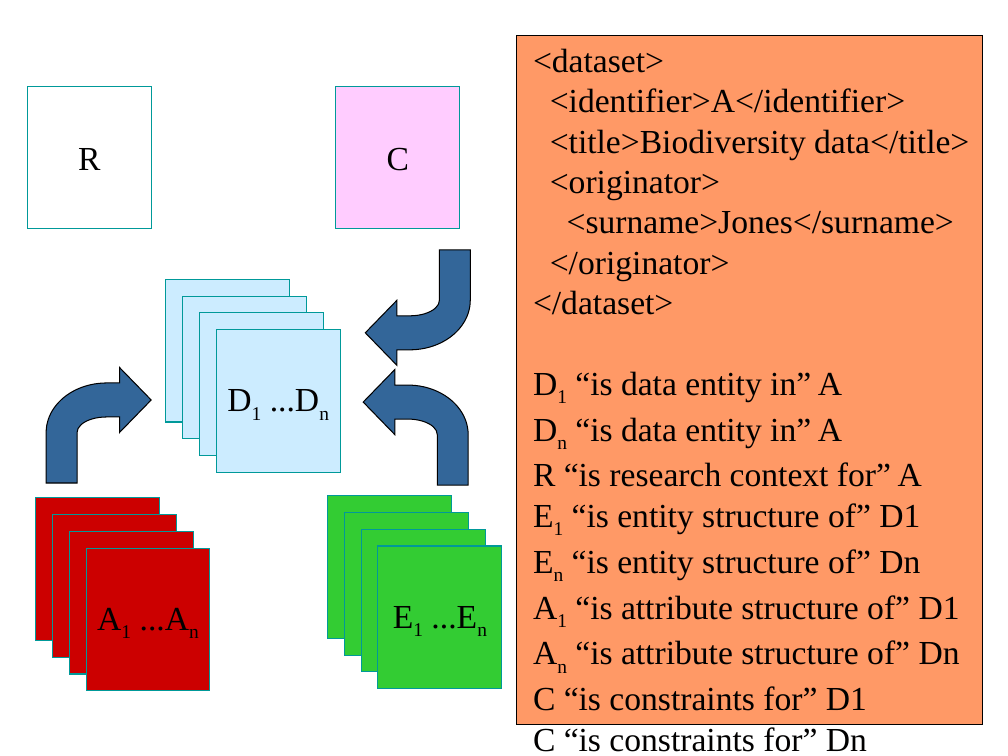
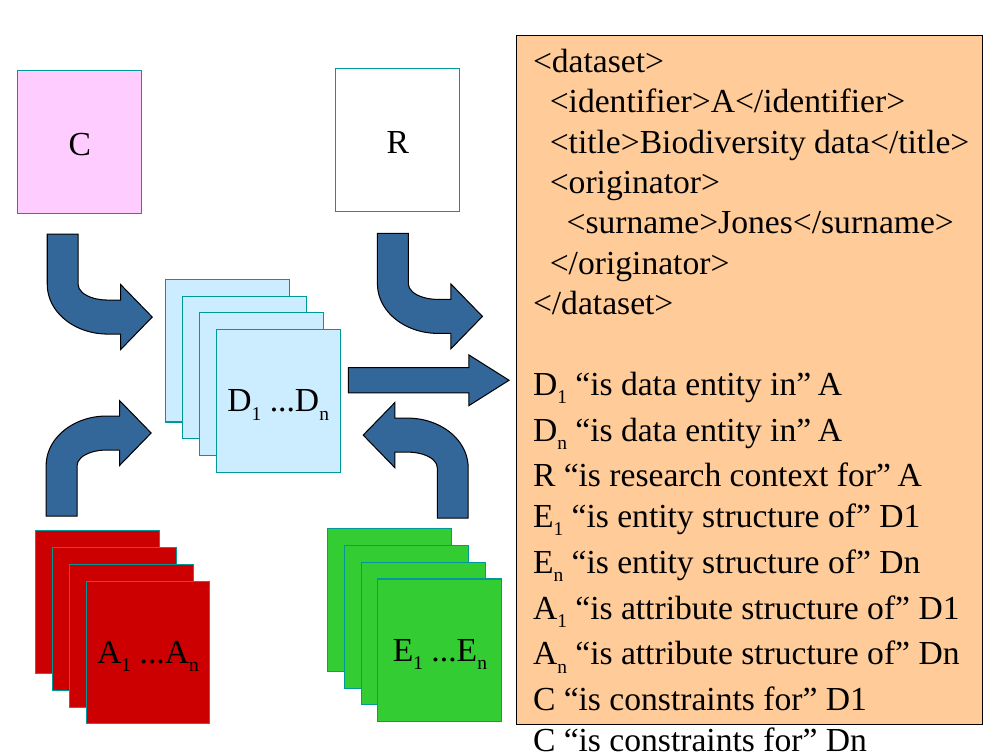
Before and after one commit to NCEAS/eml, a slide deck: slide 54 of display/eml-overview-200010402.ppt. Drawn at 1008x756 pixels with LibreOffice and Linux fonts; fonts in the diff are those of the drawing. Boxes give left, top, right and bottom in pixels: in the first picture for what was removed or moved away, otherwise in the second. Text is boxed around its words. In the diff, an @@ line names an element or a change of style, - is before the commit and + after.

```diff
--- a/display/eml-overview-200010402.ppt
+++ b/display/eml-overview-200010402.ppt
@@ rectangle at (x1=517, y1=35, x2=983, y2=724): fill #FF9966 to #FFCC99 @@
@@ rectangle "C" moved from (x1=336, y1=86, x2=460, y2=229) to (x1=18, y1=71, x2=142, y2=214) @@
@@ rectangle "R" moved from (x1=27, y1=86, x2=151, y2=229) to (x1=336, y1=69, x2=460, y2=212) @@
@@ freeform shape added at (x1=47, y1=234, x2=152, y2=350), fill #336699, outline #010000 0.74 pt @@
@@ freeform shape moved from (x1=365, y1=250, x2=470, y2=366) to (x1=377, y1=234, x2=482, y2=350) @@
@@ right arrow added at (x1=349, y1=355, x2=509, y2=405), fill #336699, outline #010000 0.74 pt @@
@@ freeform shape moved from (x1=46, y1=368, x2=151, y2=484) to (x1=46, y1=400, x2=151, y2=516) @@
@@ freeform shape moved from (x1=363, y1=370, x2=468, y2=486) to (x1=363, y1=402, x2=468, y2=518) @@
@@ rectangle moved from (x1=70, y1=531, x2=194, y2=674) to (x1=35, y1=531, x2=159, y2=674) @@
@@ rectangle moved from (x1=361, y1=529, x2=485, y2=672) to (x1=328, y1=528, x2=452, y2=671) @@
@@ 4 rectangles moved together from (x1=52, y1=512, x2=502, y2=691) to (x1=52, y1=545, x2=502, y2=725) @@
@@ rectangle moved from (x1=35, y1=498, x2=159, y2=641) to (x1=70, y1=564, x2=194, y2=708) @@
@@ rectangle moved from (x1=328, y1=496, x2=452, y2=639) to (x1=361, y1=562, x2=485, y2=706) @@
```
Also in this commit, not shown: 9 other slides changed, 3 slides added.
